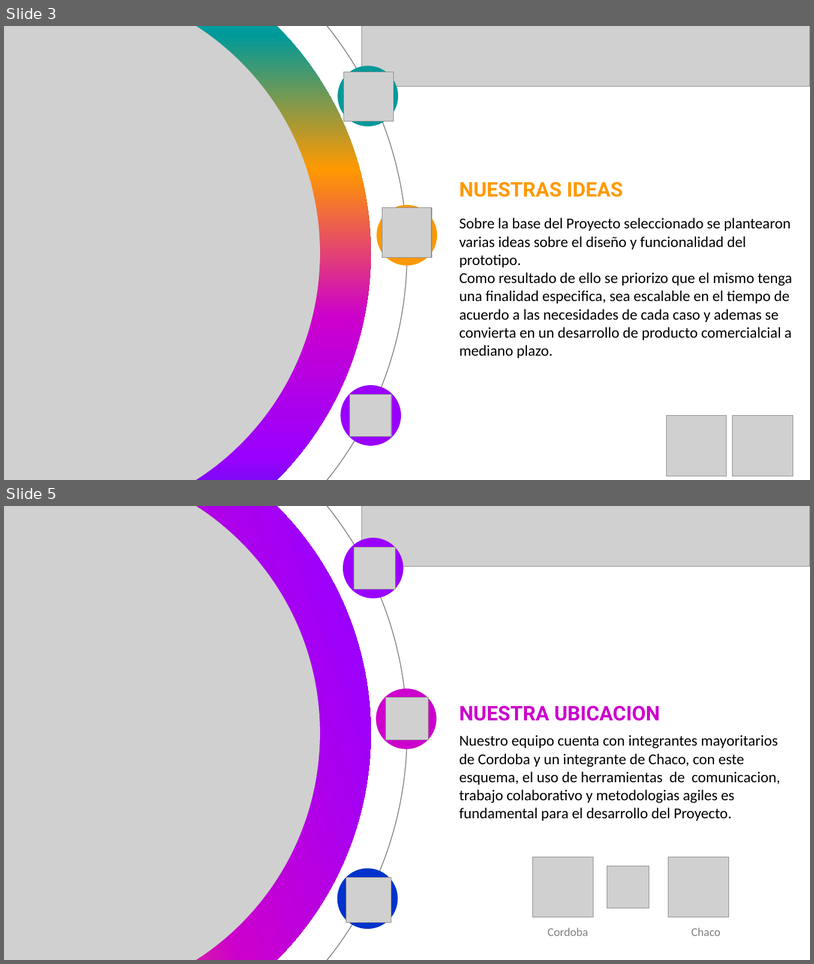
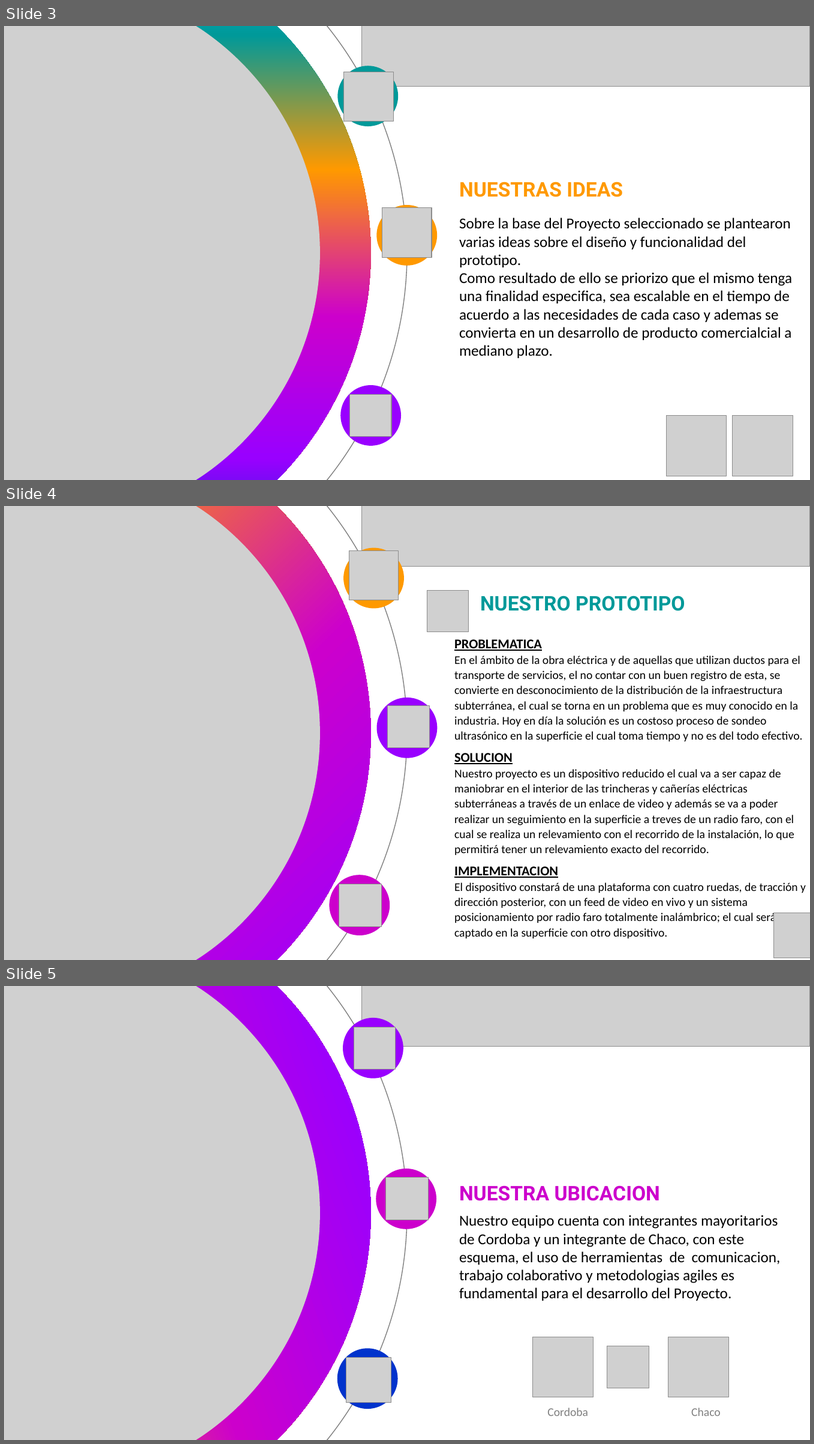
Before and after one commit to EMTSTISPC/Grupo4, a slide deck: PROYECTO_AUTO/A.Material_Aulico/Presentacion Proyecto.pptx. Shown one above the other, each under a label of ours: slides 3 and 5 before the commit, slides 3, 4 and 5 after it; the slides between them are not shown. The pictures are 814x964 and 814x1444 pixels, drawn with LibreOffice and Linux fonts; fonts in the diff are those of the drawing; grey boxes stand for pictures; background and template pictures are left out. Boxes give left, top, right and bottom in pixels: in the first picture for what was removed or moved away, otherwise in the second. Text is boxed around its words. In the diff, an @@ line names an element or a change of style, - is before the commit and + after.

```diff
--- a/PROYECTO_AUTO/A.Material_Aulico/Presentacion Proyecto.pptx
+++ b/PROYECTO_AUTO/A.Material_Aulico/Presentacion Proyecto.pptx
@@ slide 4 added at [4,506,810,960], background #FFFFFF @@
@@ donut added at [4,506,504,960], fill gradient #00CCFF to #009999 to #FF9900 to #CC00CC to #9900FF to #0033CC @@
@@ ellipse added at [4,506,407,960], outline #808080 1 pt @@
@@ picture added at [4,506,320,960] @@
@@ picture added at [362,506,810,567] @@
@@ ellipse added at [344,548,404,608], fill #FF9900 @@
@@ picture added at [350,551,399,600] @@
@@ picture added at [428,590,469,632] @@
@@ text added at [480,595,686,611], 24 pt, text #009999, bold @@
+NUESTRO PROTOTIPO
@@ text added at [455,639,806,938], 14 pt, text #000000 @@
+PROBLEMATICA
+En el ámbito de la obra eléctrica y de aquellas que utilizan ductos para el transporte de servicios, el no contar con un buen registro de esta, se convierte en desconocimiento de la distribución de la infraestructura subterránea, el cual se torna en un problema que es muy conocido en la industria. Hoy en día la solución es un costoso proceso de sondeo ultrasónico en la superficie el cual toma tiempo y no es del todo efectivo.
+SOLUCION
+Nuestro proyecto es un dispositivo reducido el cual va a ser capaz de maniobrar en el interior de las trincheras y cañerías eléctricas subterráneas a través de un enlace de video y además se va a poder realizar un seguimiento en la superficie a treves de un radio faro, con el cual se realiza un relevamiento con el recorrido de la instalación, lo que permitirá tener un relevamiento exacto del recorrido.
+IMPLEMENTACION
+El dispositivo constará de una plataforma con cuatro ruedas, de tracción y dirección posterior, con un feed de video en vivo y un sistema posicionamiento por radio faro totalmente inalámbrico; el cual será captado en la superficie con otro dispositivo.
@@ ellipse added at [377,697,438,757], fill #9900FF @@
@@ picture added at [388,706,430,747] @@
@@ ellipse added at [329,874,390,935], fill #CC00CC @@
@@ picture added at [339,883,381,926] @@
@@ picture added at [774,913,810,958] @@
```
Also in this commit, not shown: 1 slide removed.
